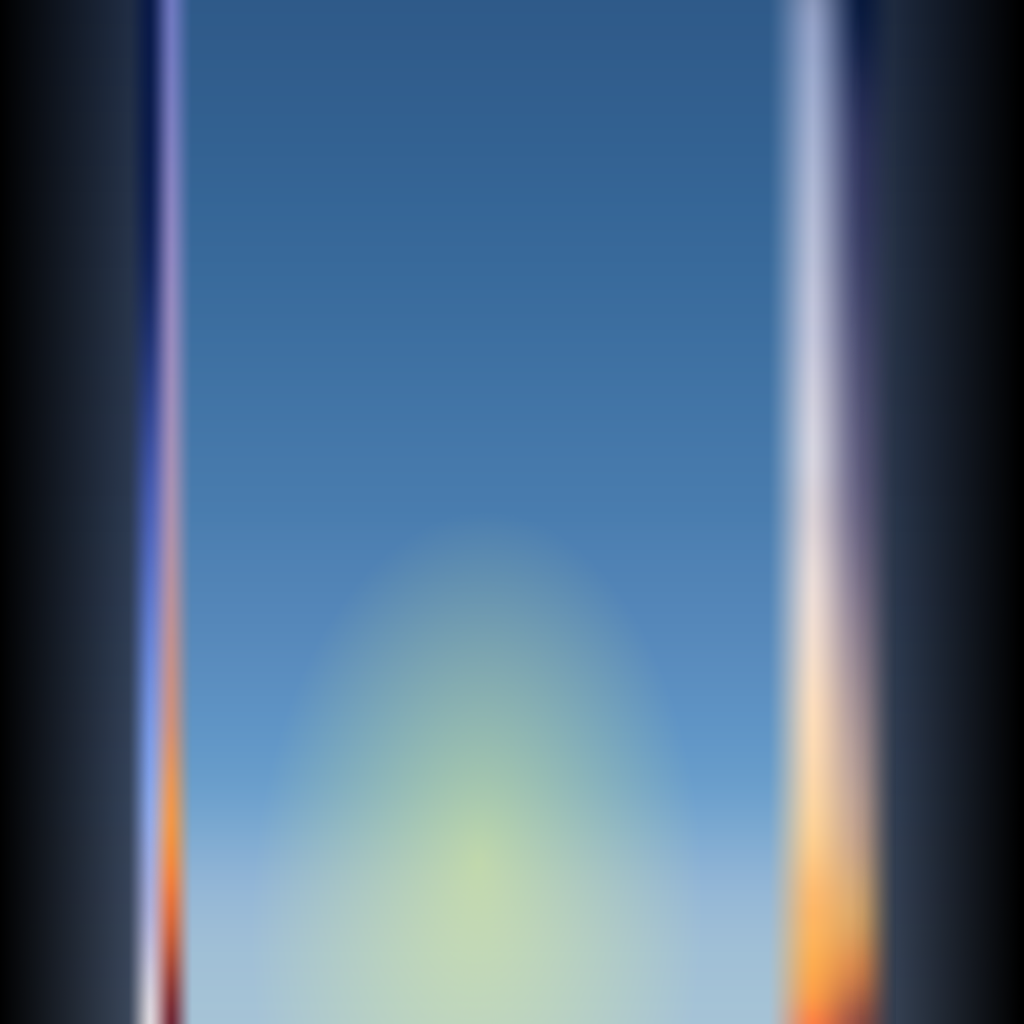
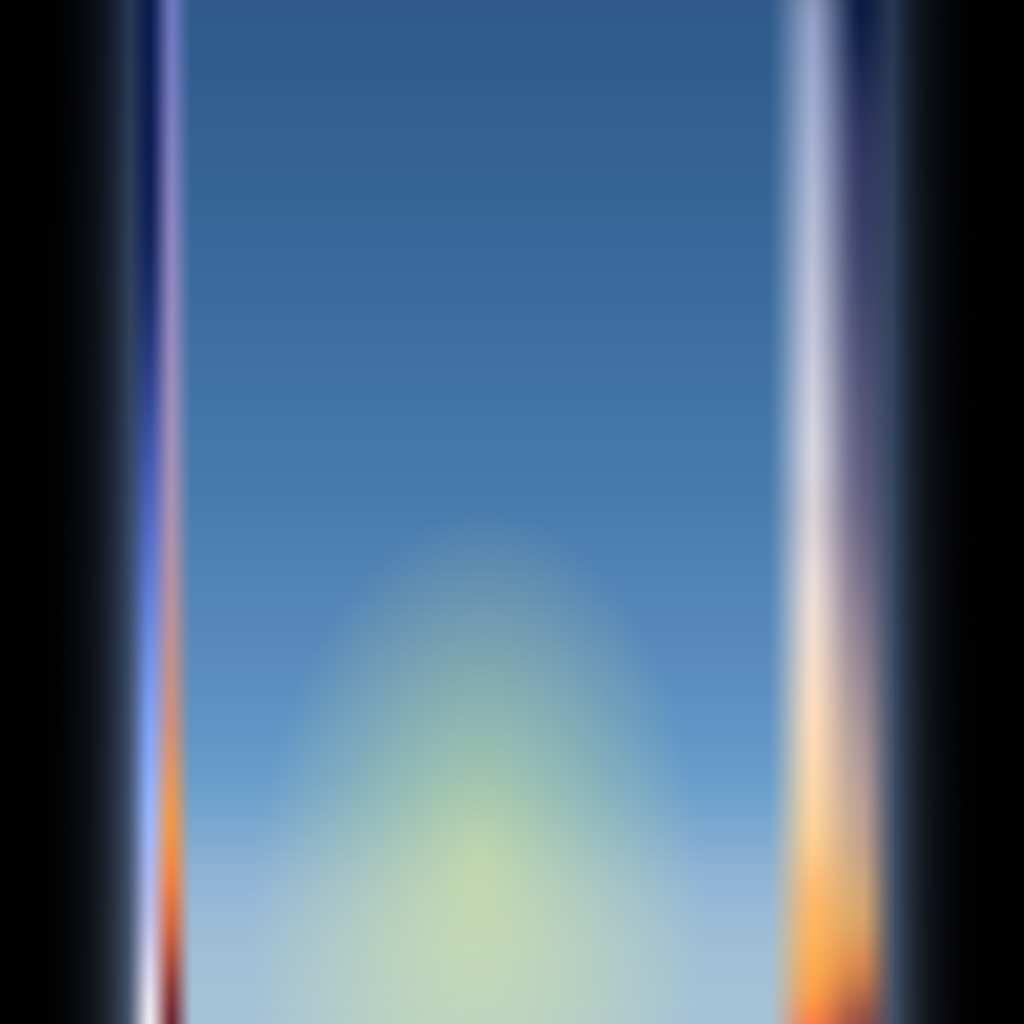
Layer changes from the first 1024×1024 image to the second:
added layer "Better darkness" (luminosity) above "Darkness" over [left=2, top=0, right=1017, bottom=1024]
hid "Darkness" over [left=2, top=0, right=1017, bottom=1024]
